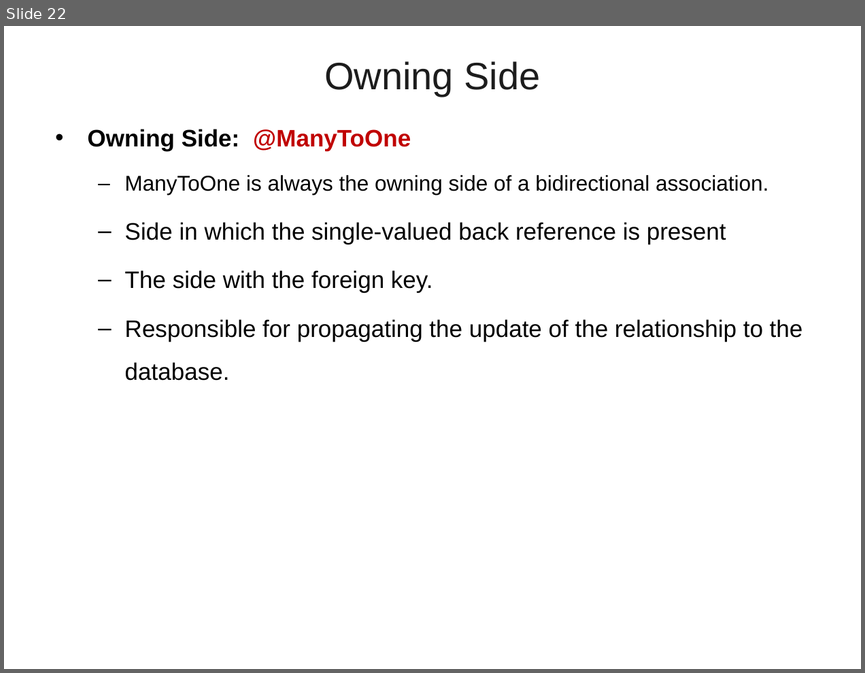
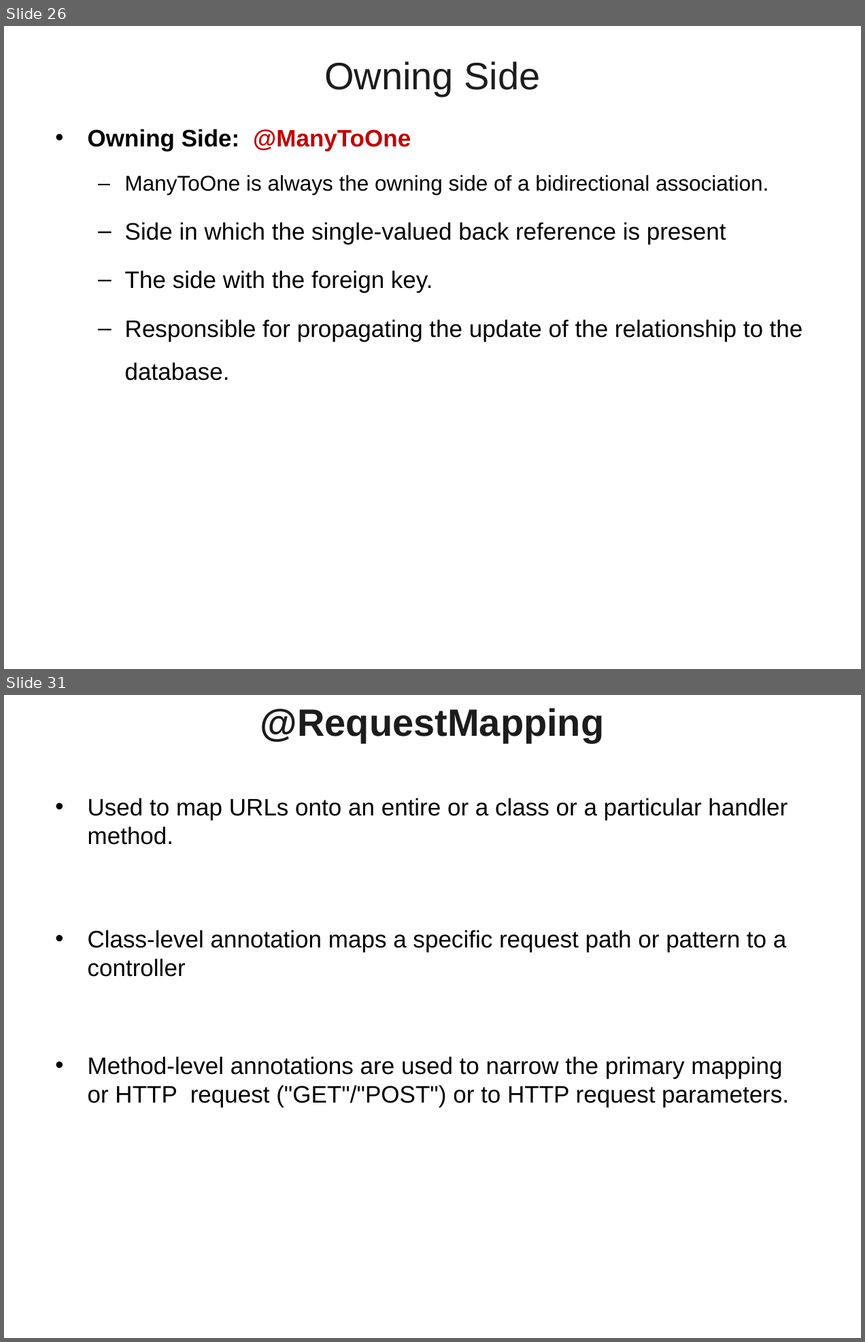
Before and after one commit to vatsanTraining/training_july_2023, a slide deck: Spring_JPA_Bajaj_Module02.ppt. Shown one above the other, each under a label of ours: slide 22 before the commit, slides 26 and 31 after it; the slides between them are not shown. The pictures are 865x673 and 865x1342 pixels, drawn with LibreOffice and Linux fonts; fonts in the diff are those of the drawing; background and template pictures are left out. Boxes give left, top, right and bottom in pixels: in the first picture for what was removed or moved away, otherwise in the second. Text is boxed around its words. In the diff, an @@ line names an element or a change of style, - is before the commit and + after.

```diff
--- a/Spring_JPA_Bajaj_Module02.ppt
+++ b/Spring_JPA_Bajaj_Module02.ppt
@@ slide 31 added at box(4, 695, 861, 1338), background picture (left out) @@
@@ title added at box(260, 708, 604, 743), 32 pt, text #1C1C1C, bold @@
+@RequestMapping
@@ text added at box(88, 798, 789, 1107), 20 pt, text #000000 @@
+• Used to map URLs onto an entire or a class or a particular handler method.
+• Class-level annotation maps a specific request path or pattern to a controller
+• Method-level annotations are used to narrow the primary mapping or HTTP request ("GET"/"POST") or to HTTP request parameters.
@@ what was slide 22 is now slide 26 @@
```
Also in this commit, not shown: 27 other slides added.
